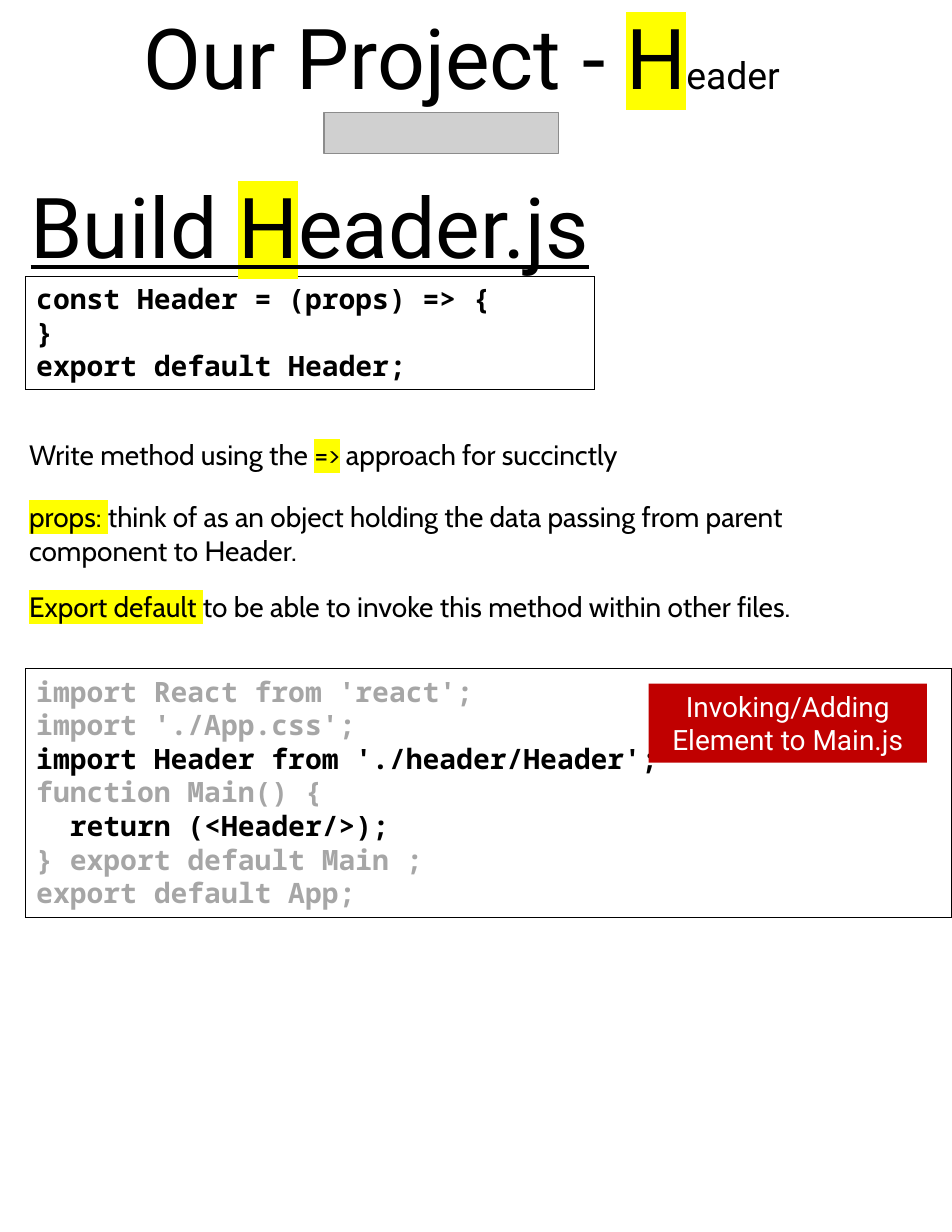
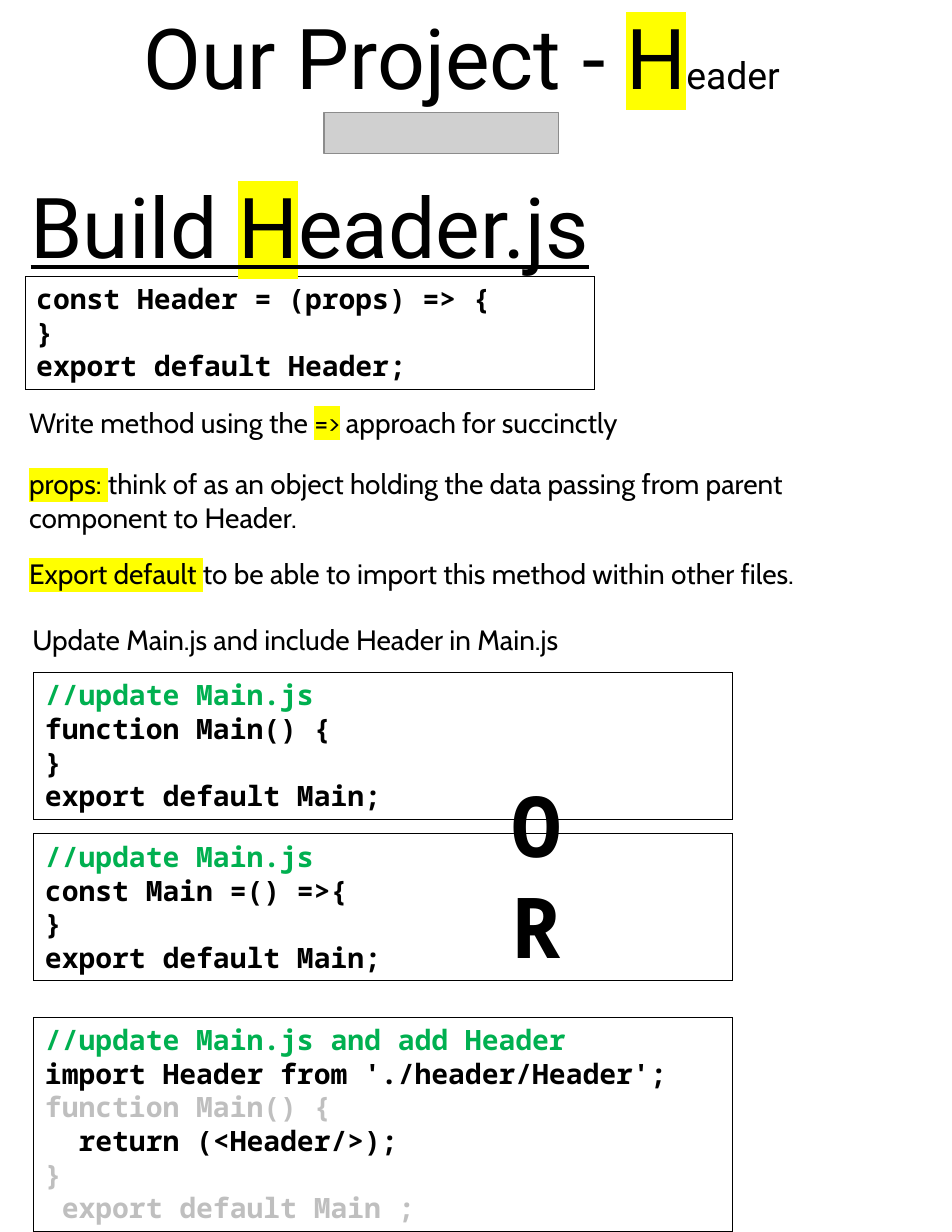
Before and after one commit to scorpion0511/mytracker, a slide deck: slide 29 of doc/React.pptx. Drawn at 952x1232 pixels with LibreOffice and Linux fonts; fonts in the diff are those of the drawing; grey boxes stand for pictures. Boxes give left, top, right and bottom in pixels: in the first picture for what was removed or moved away, otherwise in the second. Text is boxed around its words. In the diff, an @@ line names an element or a change of style, - is before the commit and + after.

```diff
--- a/doc/React.pptx
+++ b/doc/React.pptx
@@ text "Write method using the => ...": place and size @@
-text "Write method using the => ..." at box(29, 444, 618, 472)
+text "Write method using the => ..." at box(29, 412, 618, 439)
@@ text "props: think of as an ...": place and size @@
-text "props: think of as an ..." at box(29, 506, 783, 567)
+text "props: think of as an ..." at box(29, 473, 783, 535)
@@ text at box(29, 563, 794, 591): text changed @@
-Export default to be able to invoke this method within other files.
+Export default to be able to import this method within other files.
@@ text added at box(32, 629, 558, 656), 18 pt, text #000000 @@
+Update Main.js and include Header in Main.js
@@ rectangle "//update Main.js": place and size @@
-rectangle "//update Main.js" at box(25, 669, 952, 917)
+rectangle "//update Main.js" at box(34, 672, 732, 819)
@@ text in rectangle at box(45, 683, 314, 712): text changed; text colour #A6A6A6 to #00B050 @@
-import React from 'react';
-import './App.css';
-import Header from './header/Header';
+//update Main.js
@@ rectangle removed at box(648, 683, 926, 763) @@
-Invoking/Adding Element to Main.js
@@ text in rectangle at box(45, 717, 297, 744): text colour #A6A6A6 to #000000 in "function Main() {" @@
@@ text added at box(478, 768, 595, 881), 54 pt, text #000000, bold @@
+OR
@@ text in rectangle at box(45, 784, 381, 813): text changed; text colour #A6A6A6 to #000000 @@
-return (<Header/>);
-} export default Main ;
-export default App;
+}
+export default Main;
@@ rectangle added at box(34, 834, 732, 981), outline #000000 0.75 pt, 18 pt, text #000000, bold @@
+//update Main.js
+const Main =() =>{
+}
+export default Main;
@@ rectangle added at box(34, 1017, 732, 1232), outline #000000 0.75 pt, 18 pt, text #000000, bold @@
+//update Main.js and add Header
+import Header from './header/Header';
+function Main() {
+return (<Header/>);
+}
+export default Main ;
```
Also in this commit, not shown: 6 other slides changed, 1 slide added, 1 slide removed, 1 other file.
